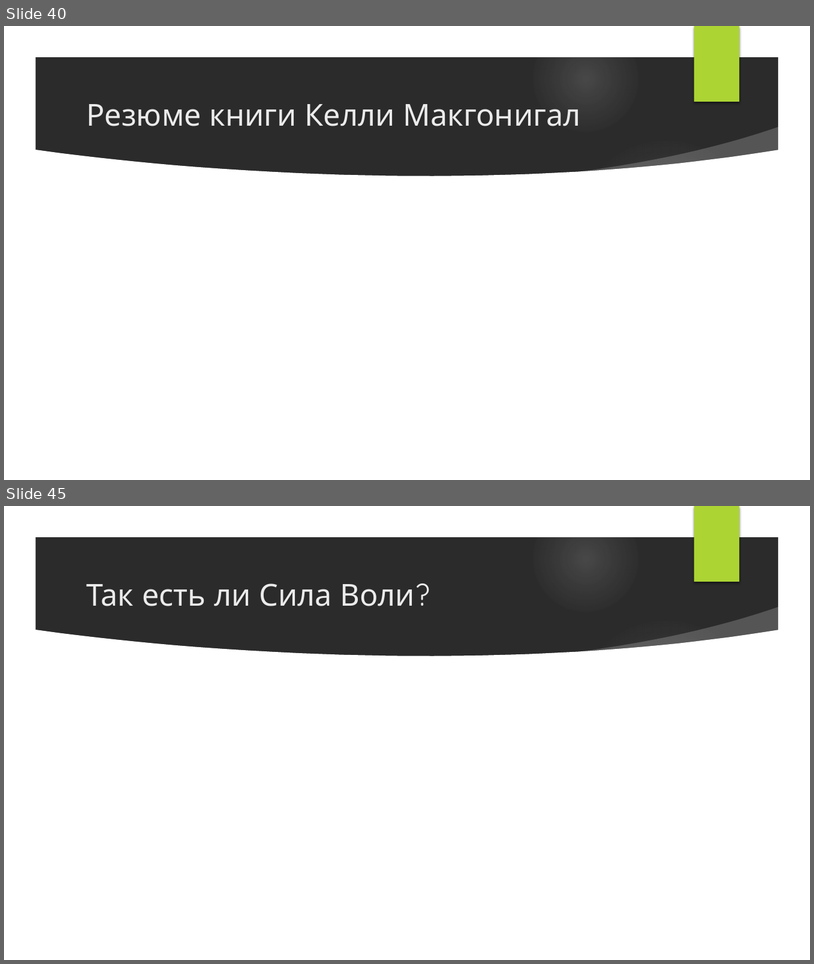
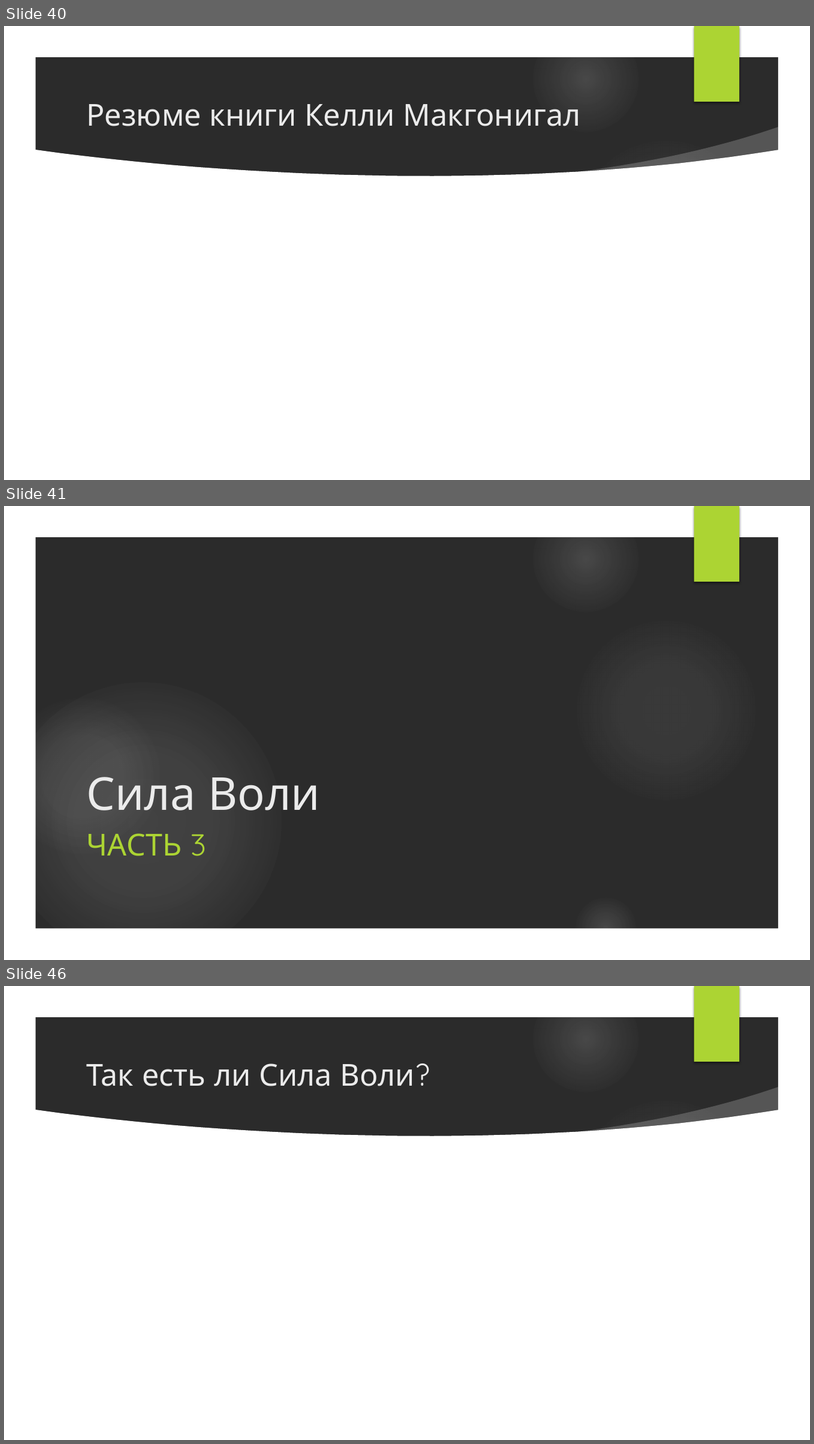
Before and after one commit to VladimirMakarevich/presentations, a slide deck: softskills/willpower/willpower.pptx. Shown one above the other, each under a label of ours: slides 40 and 45 before the commit, slides 40, 41 and 46 after it; the slides between them are not shown. The pictures are 814x964 and 814x1444 pixels, drawn with LibreOffice and Linux fonts; fonts in the diff are those of the drawing; background and template pictures are left out; a plain dark background stands for a picture behind light text. Boxes give left, top, right and bottom in pixels: in the first picture for what was removed or moved away, otherwise in the second. Text is boxed around its words. In the diff, an @@ line names an element or a change of style, - is before the commit and + after.

```diff
--- a/softskills/willpower/willpower.pptx
+++ b/softskills/willpower/willpower.pptx
@@ slide 41 added at box(4, 506, 810, 960), background picture (left out); not listed: 7 template elements that a slide beside it also shows @@
@@ title added at box(86, 777, 320, 810), 54 pt, text #EBEBEB @@
+Сила Воли
@@ subtitle added at box(86, 833, 206, 856), 36 pt, text #ACD433 @@
+ЧАСТЬ 3
@@ what was slide 45 is now slide 46 @@
```
Also in this commit, not shown: 1 slide changed, 1 other slide added, 1 slide removed.
